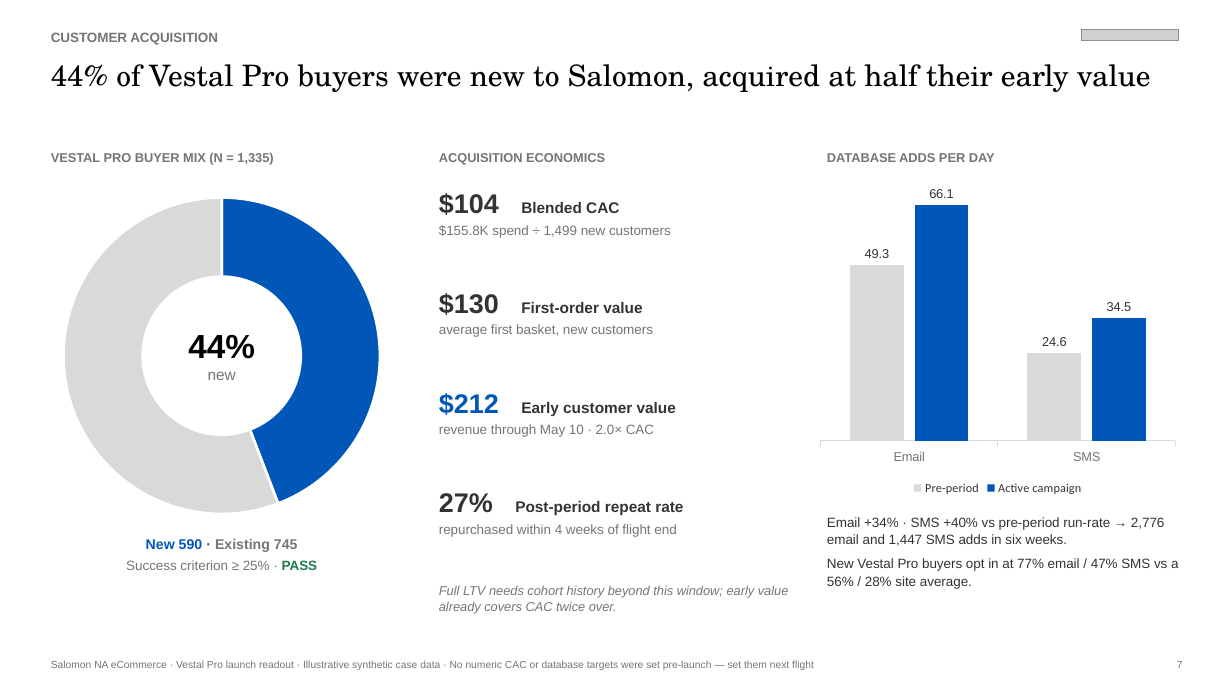
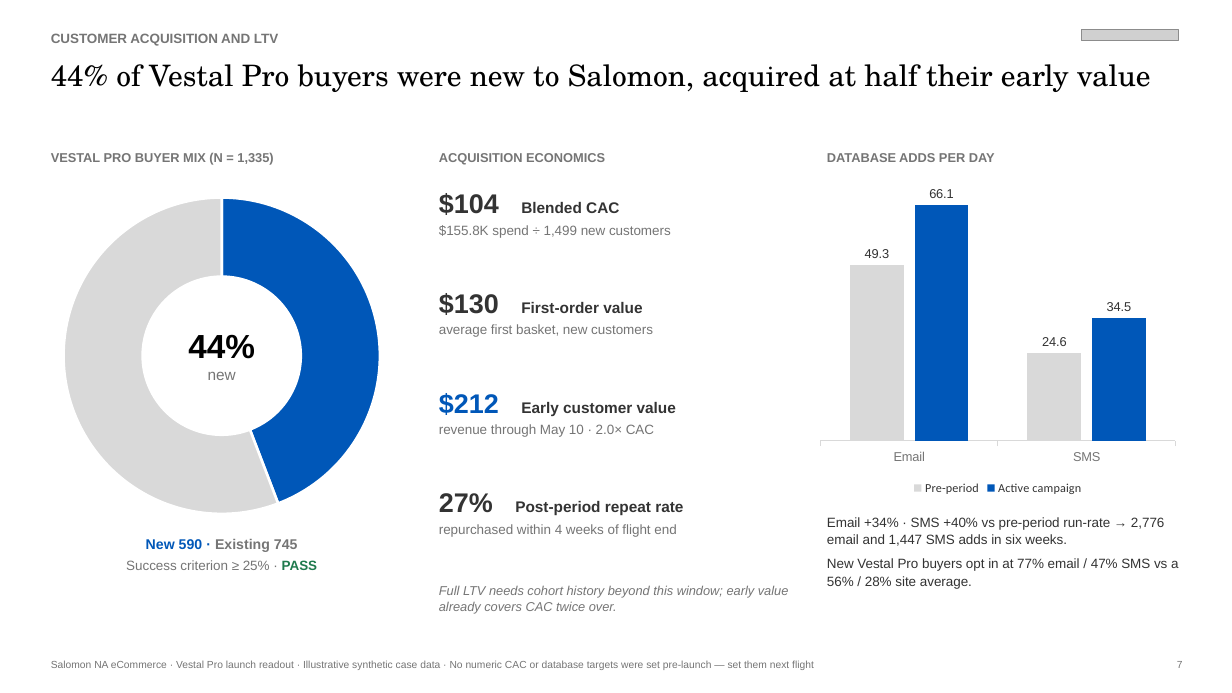
Before and after one commit to andersone17/salomon_case, a slide deck: slide 7 of deliverables/VestalPro_Campaign_Readout.pptx (slide 6 before the commit). Drawn at 1232x693 pixels with LibreOffice and Linux fonts; fonts in the diff are those of the drawing; grey boxes stand for pictures. Boxes give left, top, right and bottom in pixels: in the first picture for what was removed or moved away, otherwise in the second. Text is boxed around its words. In the diff, an @@ line names an element or a change of style, - is before the commit and + after.

```diff
--- a/deliverables/VestalPro_Campaign_Readout.pptx
+++ b/deliverables/VestalPro_Campaign_Readout.pptx
@@ text at (51,33,278,46): text changed @@
-CUSTOMER ACQUISITION
+CUSTOMER ACQUISITION AND LTV
```
Also in this commit, not shown: 5 other slides changed, 8 other files.
